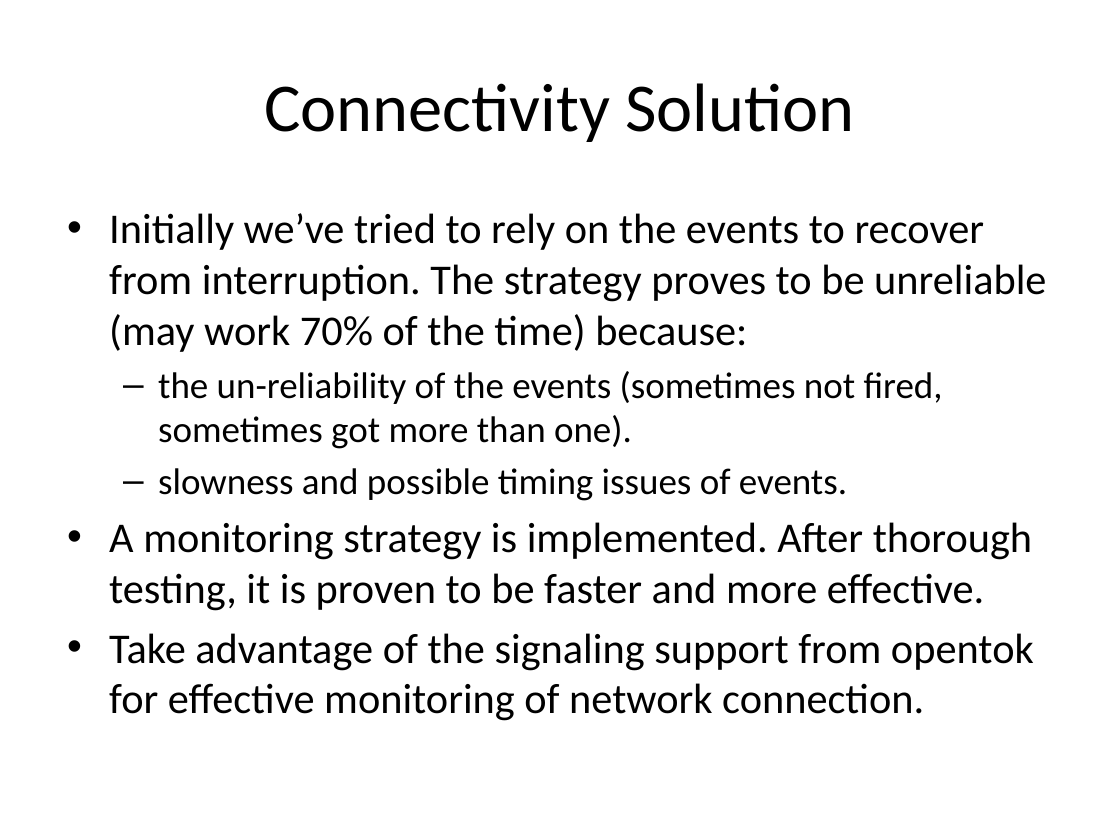
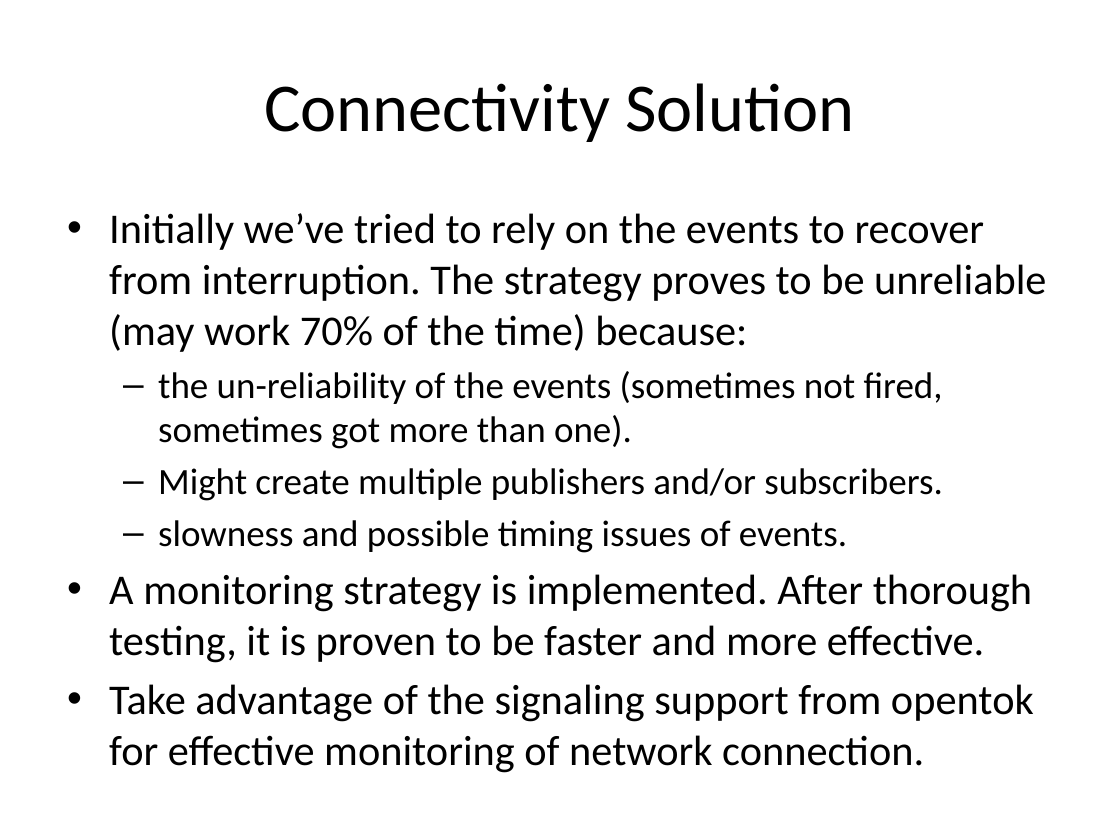
Before and after one commit to LukeZhao/misc, a slide deck: slide 12 of opentokvideofix/OpenTok Issues and Solutions.pptx (slide 10 before the commit). Drawn at 1120x840 pixels with LibreOffice and Linux fonts; fonts in the diff are those of the drawing. Boxes give left, top, right and bottom in pixels: in the first picture for what was removed or moved away, otherwise in the second. Text is boxed around its words. In the diff, an @@ line names an element or a change of style, - is before the commit and + after.

```diff
--- a/opentokvideofix/OpenTok Issues and Solutions.pptx
+++ b/opentokvideofix/OpenTok Issues and Solutions.pptx
@@ text at box(158, 468, 943, 501): paragraph added @@
+  – Might create multiple publishers and/or subscribers.
```
Also in this commit, not shown: 1 other slide changed, 2 slides added.
